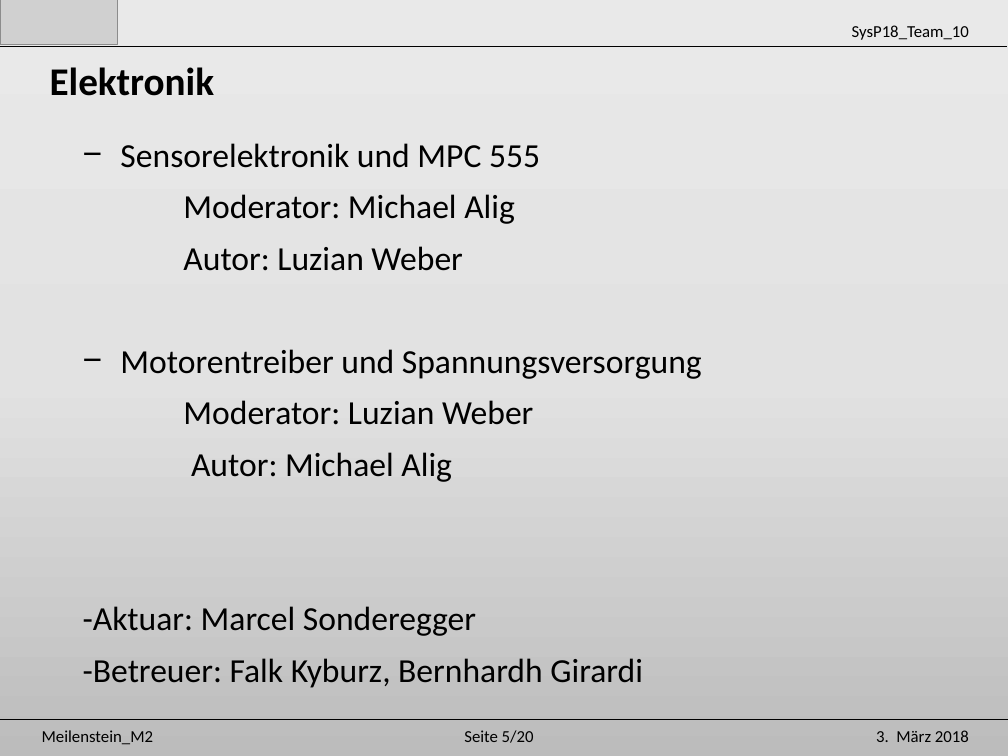
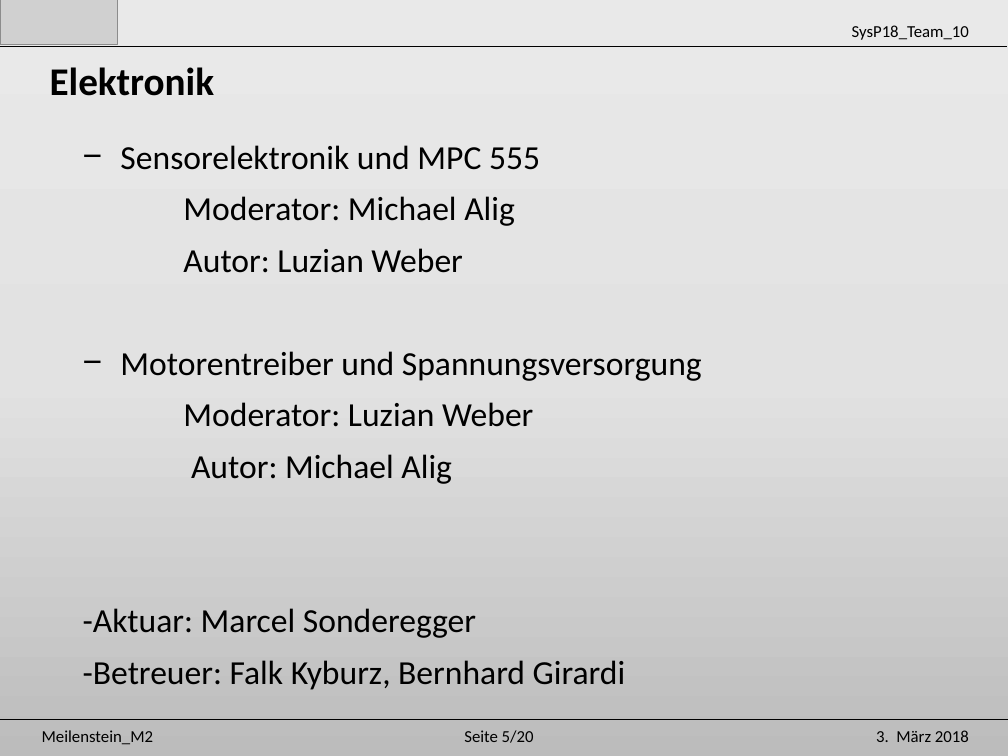
Before and after one commit to Unaqwyn/SysP18_1cv, a slide deck: slide 6 of 01_Organisation/02_Meilensteine/m2/Praesentation_m2.pptx. Drawn at 1008x756 pixels with LibreOffice and Linux fonts; fonts in the diff are those of the drawing; grey boxes stand for pictures. Boxes give left, top, right and bottom in pixels: in the first picture for what was removed or moved away, otherwise in the second. Text is boxed around its words. In the diff, an @@ line names an element or a change of style, - is before the commit and + after.

```diff
--- a/01_Organisation/02_Meilensteine/m2/Praesentation_m2.pptx
+++ b/01_Organisation/02_Meilensteine/m2/Praesentation_m2.pptx
@@ text at (83,660,626,690): text changed @@
--Betreuer: Falk Kyburz, Bernhardh Girardi
+-Betreuer: Falk Kyburz, Bernhard Girardi
```
Also in this commit, not shown: 4 other slides changed.
